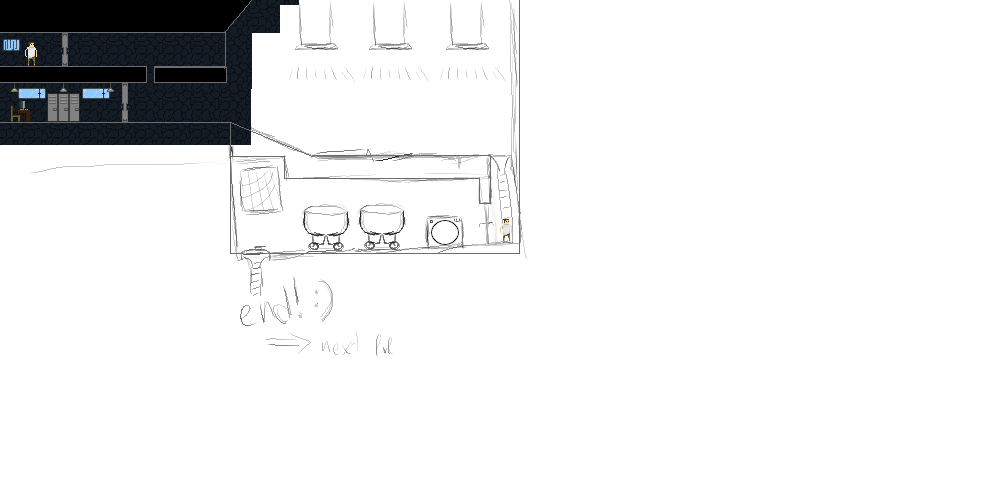
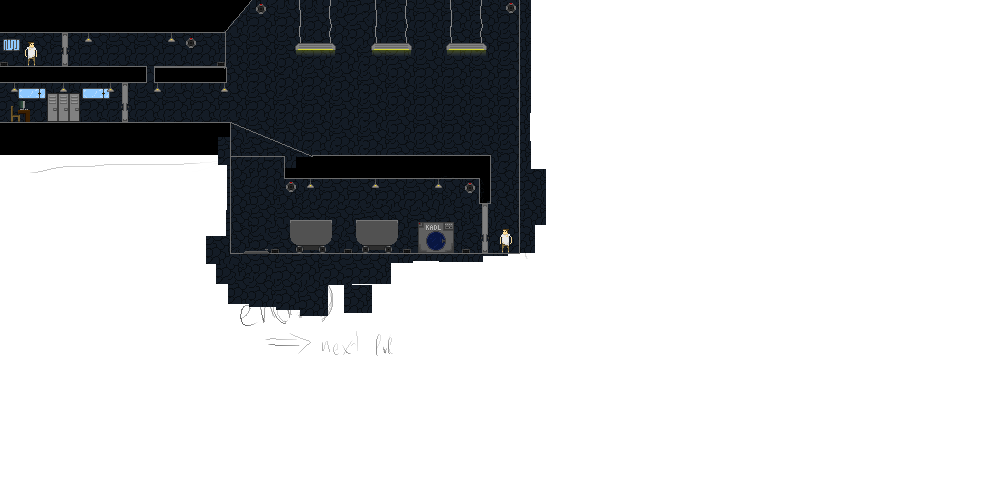
Layers edited between the first and the second (1000, 500) image:
painted on "Копия Персонаж Главный.png" over (500, 219, 512, 253)
added layer "Люк" in group "Обводки" over (243, 249, 270, 254)
added layer "Вагонетки" in group "Обводки" over (290, 220, 398, 253)
added layer "Сливы_Прач" in group "Обводки" over (271, 249, 470, 253)
added layer "ВентиляцииДоп" in group "Обводки" over (286, 182, 475, 193)
added layer "Стиральная_Машина" in group "Обводки" over (418, 222, 454, 253)
added layer "Дверь_Прачечная" in group "Обводки" over (481, 204, 489, 253)
added layer "Слив2" in group "Обводки" over (217, 62, 225, 66)
added layer "Слив1" in group "Обводки" over (0, 62, 8, 66)
added layer "Вентиляция2_в_холле" in group "Обводки" over (256, 3, 516, 14)
added layer "Вентиляция1" in group "Обводки" over (186, 38, 196, 48)
added layer "Большие лампы" in group "Обводки" over (295, 0, 487, 56)
painted on "Лампы" over (85, 33, 442, 188)
painted on "Стены #1" over (0, 0, 546, 316)
